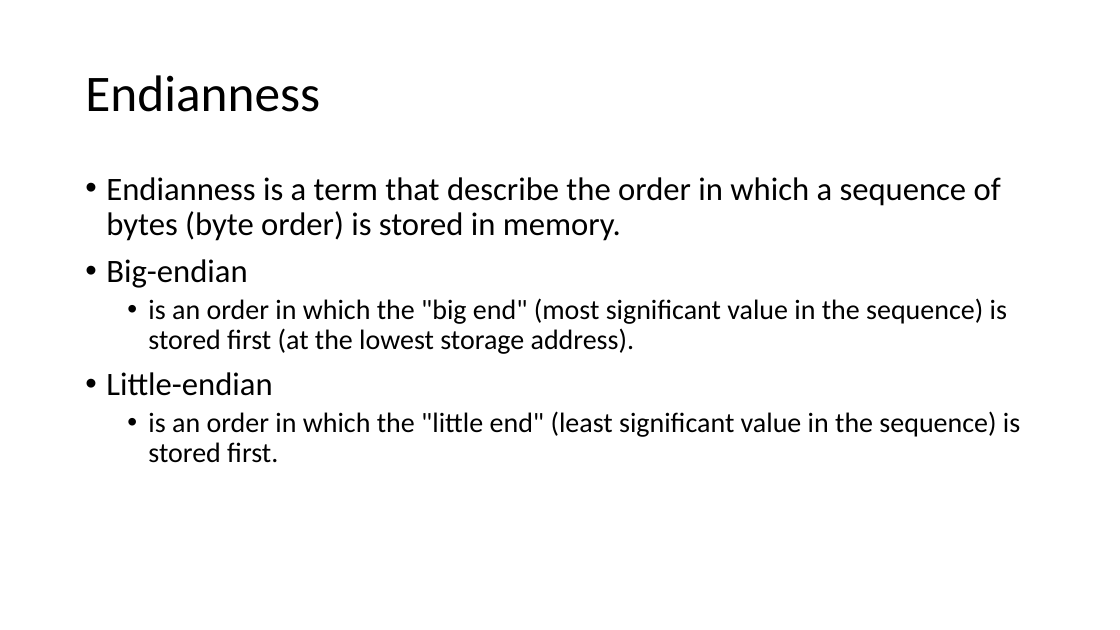
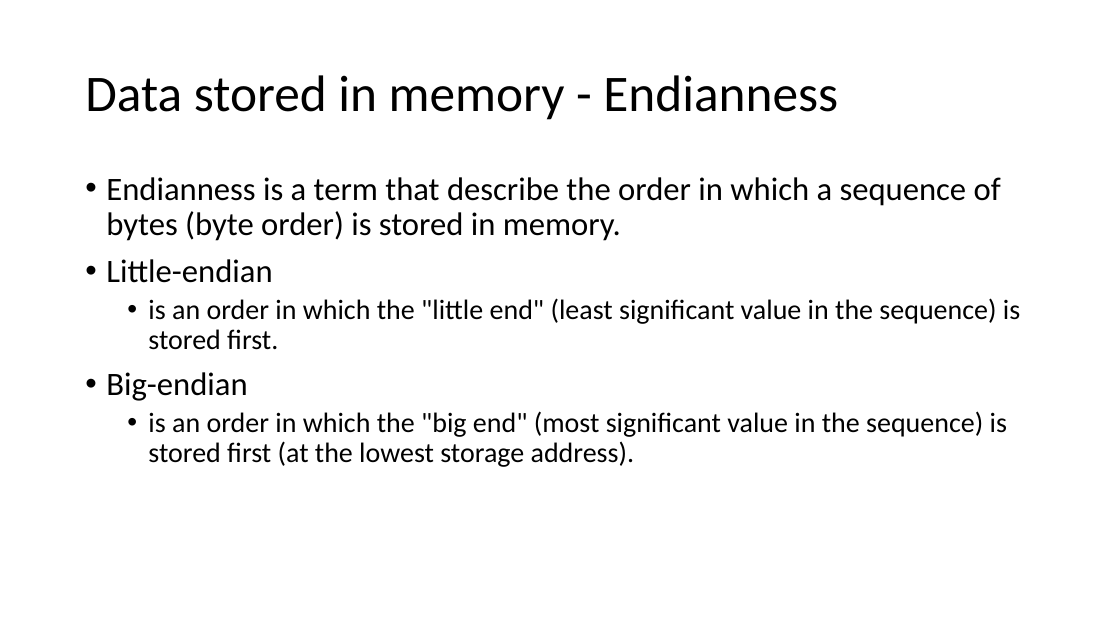
Before and after one commit to frankwxu/digital-forensics-lab, a slide deck: slide 20 of Basic_Computer_Skills_for_Forensics/0_Number_Systems.pptx (slide 13 before the commit). Drawn at 1120x630 pixels with LibreOffice and Linux fonts; fonts in the diff are those of the drawing; background and template pictures are left out. Boxes give left, top, right and bottom in pixels: in the first picture for what was removed or moved away, otherwise in the second. Text is boxed around its words. In the diff, an @@ line names an element or a change of style, - is before the commit and + after.

```diff
--- a/Basic_Computer_Skills_for_Forensics/0_Number_Systems.pptx
+++ b/Basic_Computer_Skills_for_Forensics/0_Number_Systems.pptx
@@ title at [85, 75, 838, 120]: text changed @@
-Endianness
+Data stored in memory - Endianness
@@ text at [106, 259, 1020, 350]: paragraphs added @@
+• Little-endian
+  • is an order in which the "little end" (least significant value in the sequence) is stored first.
@@ text at [106, 372, 1020, 463]: paragraphs removed @@
-• Little-endian
-  • is an order in which the "little end" (least significant value in the sequence) is stored first.
```
Also in this commit, not shown: 6 other slides changed, 2 slides added, 1 slide removed, 8 other files.
